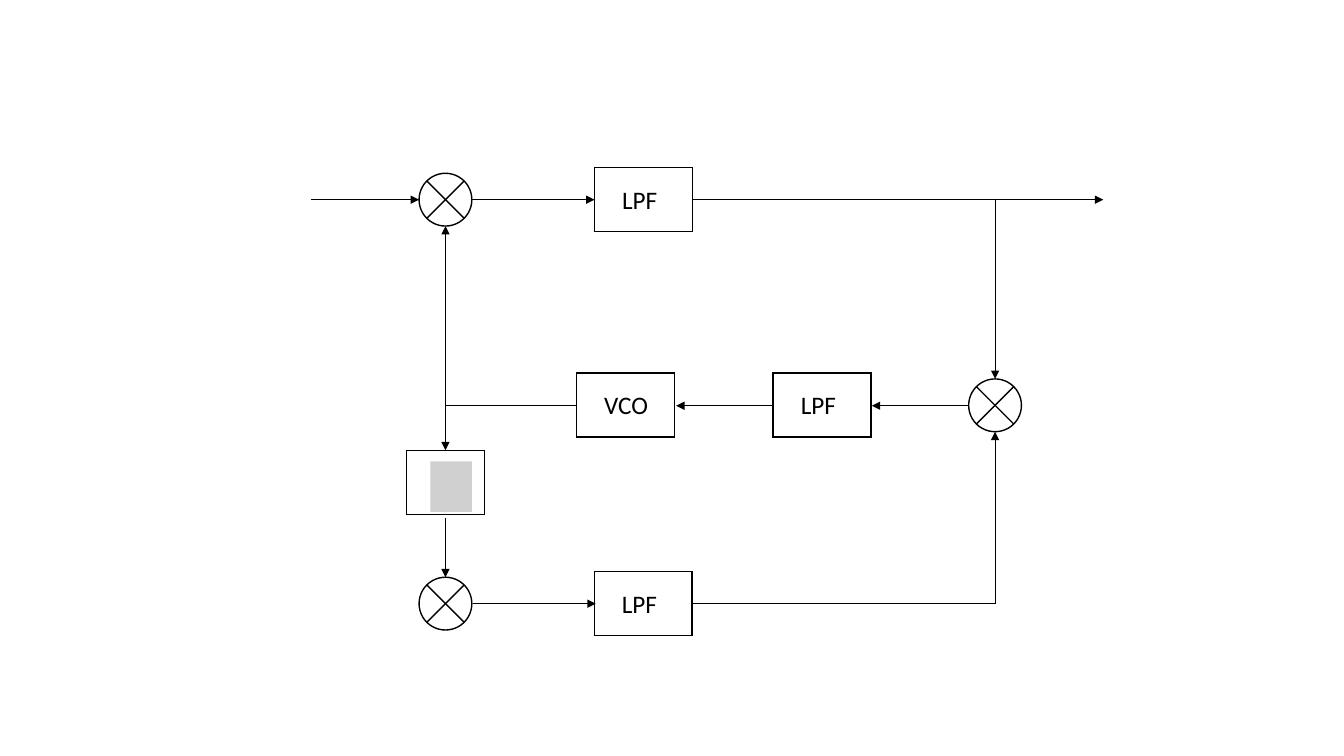
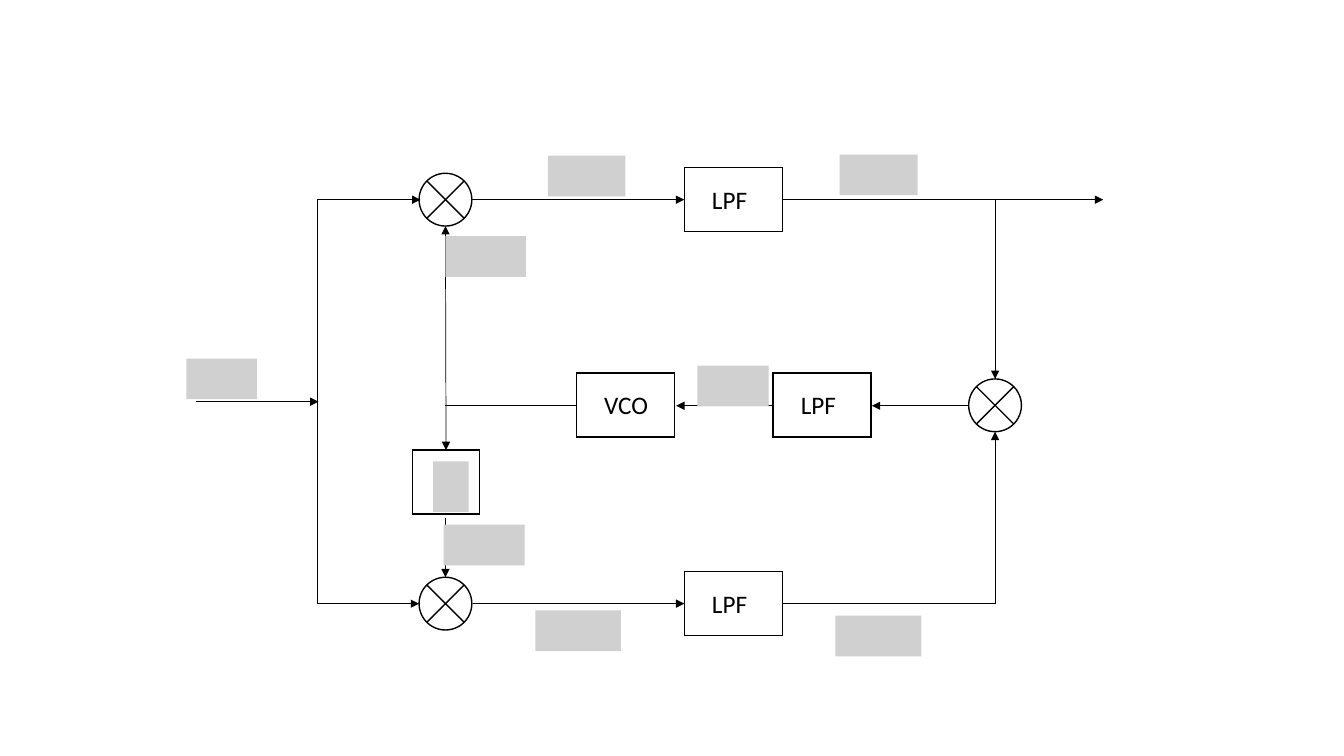
Before and after one commit to RadioInnovators/SD, a slide deck: slide 4 of Documents/Design Document/Design Document Figures.pptm. Drawn at 1344x756 pixels with LibreOffice and Linux fonts; fonts in the diff are those of the drawing; grey boxes stand for pictures. Boxes give left, top, right and bottom in pixels: in the first picture for what was removed or moved away, otherwise in the second. Text is boxed around its words. In the diff, an @@ line names an element or a change of style, - is before the commit and + after.

```diff
--- a/Documents/Design Document/Design Document Figures.pptm
+++ b/Documents/Design Document/Design Document Figures.pptm
@@ picture added at (x1=548, y1=155, x2=626, y2=196) @@
@@ picture added at (x1=840, y1=154, x2=918, y2=195) @@
@@ elbow double arrow added from (420, 200) to (419, 604), #000000 0.5 pt @@
@@ arrow moved from (472, 200) - (595, 200) to (472, 200) - (685, 200) @@
@@ elbow arrow moved from (693, 200) - (995, 379) to (782, 200) - (995, 379) @@
@@ picture added at (x1=446, y1=236, x2=526, y2=276) @@
@@ picture added at (x1=187, y1=359, x2=257, y2=399) @@
@@ picture added at (x1=698, y1=366, x2=769, y2=406) @@
@@ arrow moved from (311, 200) - (419, 200) to (196, 402) - (319, 402) @@
@@ elbow arrow moved from (693, 604) - (995, 432) to (782, 604) - (995, 432) @@
@@ rectangle resized from (x1=406, y1=451, x2=485, y2=515) to (x1=412, y1=451, x2=479, y2=515) @@
@@ picture added at (x1=444, y1=525, x2=524, y2=566) @@
@@ 2 texts, 2 rectangles moved together from (x1=594, y1=167, x2=693, y2=636) to (x1=685, y1=167, x2=782, y2=636) @@
@@ arrow moved from (473, 604) - (596, 604) to (473, 604) - (685, 604) @@
@@ picture added at (x1=535, y1=611, x2=621, y2=651) @@
@@ picture added at (x1=836, y1=616, x2=922, y2=656) @@
```
Also in this commit, not shown: 3 other slides changed.
